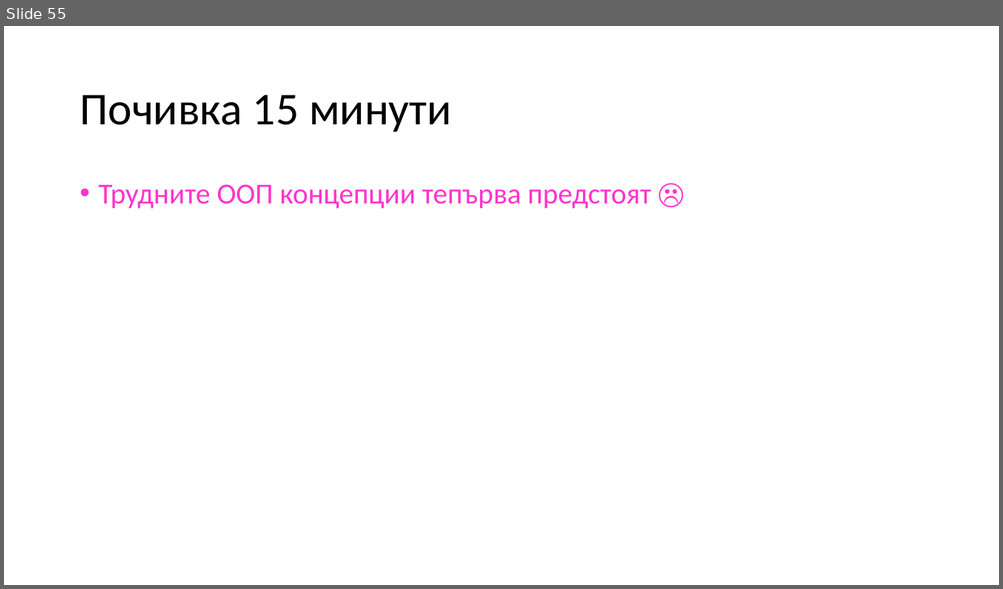
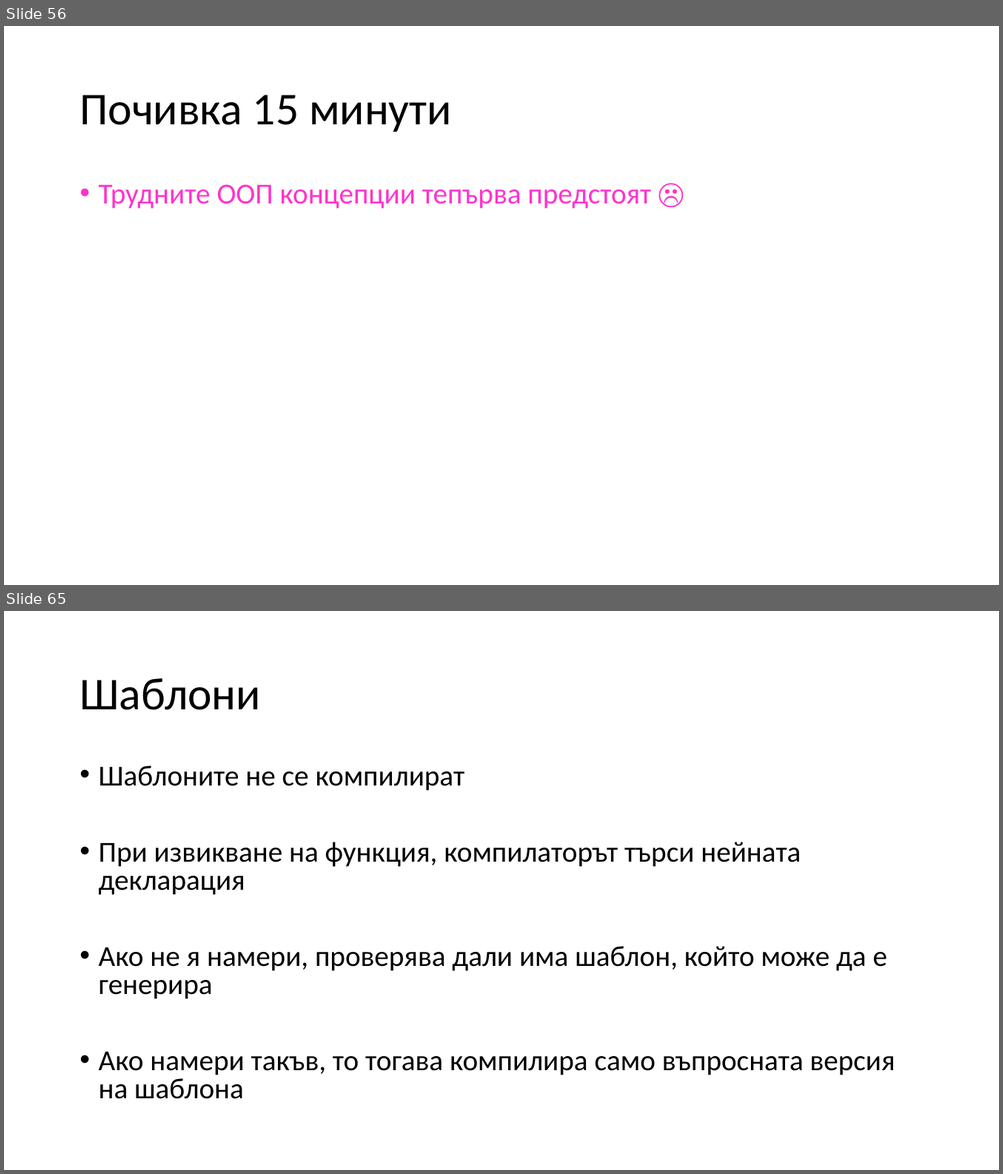
Before and after one commit to Mapmo/Uni-CPP, a slide deck: Object-Oriented Programming/Consultation 2/Consultation2.pptx. Shown one above the other, each under a label of ours: slide 55 before the commit, slides 56 and 65 after it; the slides between them are not shown. The pictures are 1003x589 and 1003x1174 pixels, drawn with LibreOffice and Linux fonts; fonts in the diff are those of the drawing. Boxes give left, top, right and bottom in pixels: in the first picture for what was removed or moved away, otherwise in the second. Text is boxed around its words. In the diff, an @@ line names an element or a change of style, - is before the commit and + after.

```diff
--- a/Object-Oriented Programming/Consultation 2/Consultation2.pptx
+++ b/Object-Oriented Programming/Consultation 2/Consultation2.pptx
@@ slide 65 added at bbox=[4, 611, 999, 1170], background #FFFFFF @@
@@ title added at bbox=[79, 678, 261, 710], 44 pt, text #000000 @@
+Шаблони
@@ text added at bbox=[99, 766, 895, 1099], 28 pt, text #000000 @@
+• Шаблоните не се компилират
+• При извикване на функция, компилаторът търси нейната декларация
+• Ако не я намери, проверява дали има шаблон, който може да е генерира
+• Ако намери такъв, то тогава компилира само въпросната версия на шаблона
@@ what was slide 55 is now slide 56 @@
```
Also in this commit, not shown: 1 slide changed, 46 other slides added.
